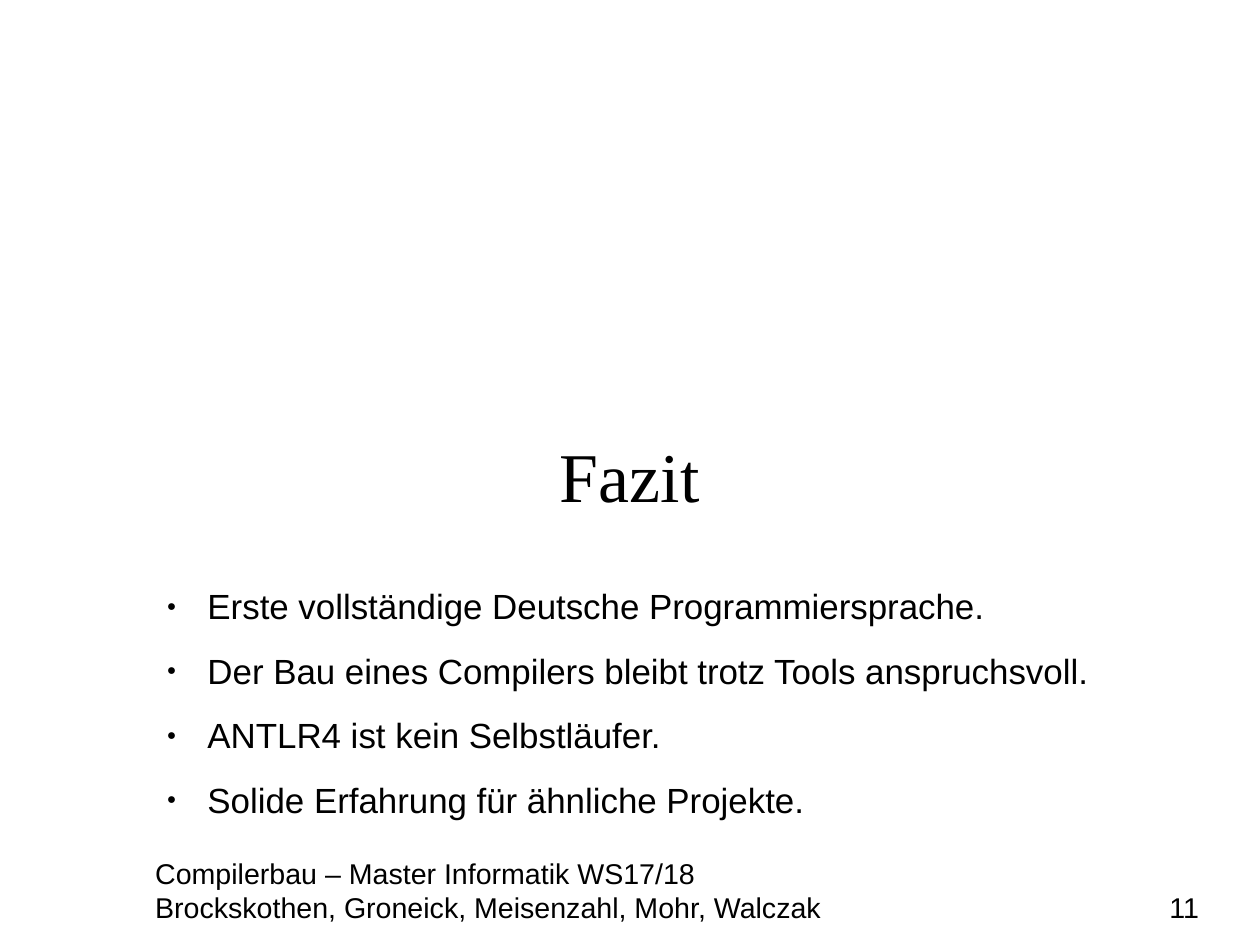
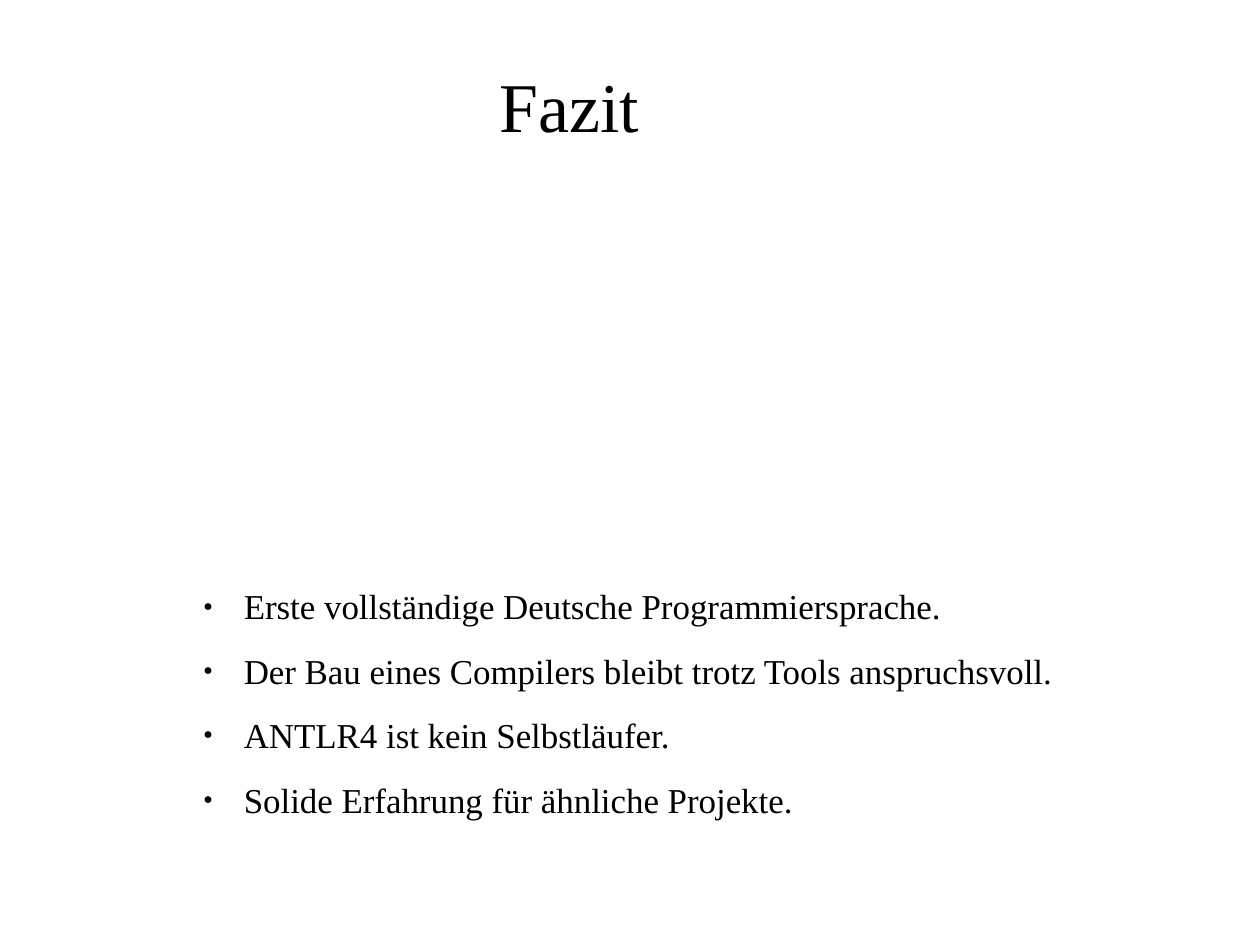
Before and after one commit to MasterInformatikHsBochum/Eine-deutsche-Praesentation, a slide deck: slide 11 of Präsentation.odp. Drawn at 1260x945 pixels with LibreOffice and Linux fonts; fonts in the diff are those of the drawing; background and template pictures are left out. Boxes give left, top, right and bottom in pixels: in the first picture for what was removed or moved away, otherwise in the second. Text is boxed around its words. In the diff, an @@ line names an element or a change of style, - is before the commit and + after.

```diff
--- a/Präsentation.odp
+++ b/Präsentation.odp
@@ title "Fazit" moved from (x1=560, y1=455, x2=699, y2=503) to (x1=499, y1=85, x2=638, y2=133) @@
@@ text "Erste vollständige Deutsche Programmiersprache." at (x1=244, y1=594, x2=1051, y2=820): font Arial to Times New Roman @@
@@ text removed at (x1=155, y1=863, x2=1199, y2=922) @@
-Compilerbau – Master Informatik WS17/18
-Brockskothen, Groneick, Meisenzahl, Mohr, Walczak 11
```
Also in this commit, not shown: 11 other slides changed, 1 other file.
